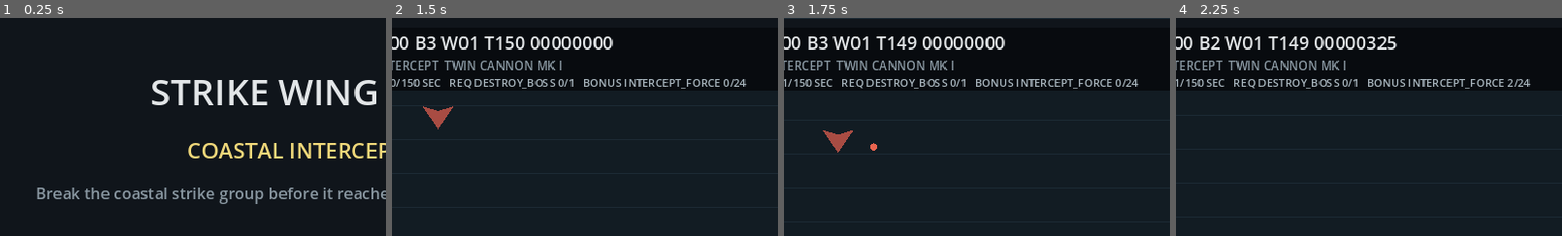
Above: before the commit, frames 1-4 (left to right).
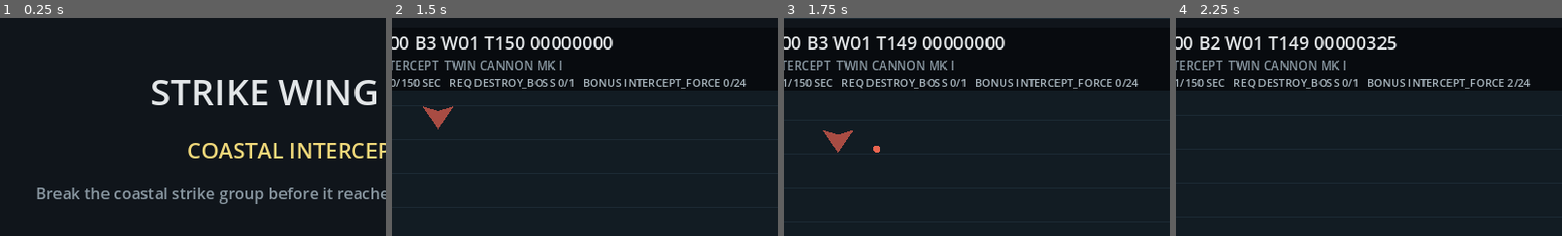
Above: after the commit, the same moments.

Repository: EVAVO-STUDIO/godot-462-strike-wing-94
Game: Godot game, scene res://scenes/main.tscn
Two runs of this game, one before a commit and one after it. Both use one fixed random seed, a clock stepped at 60 frames per second and the inputs below.
Inputs:
- Up to frame 1 (0.25 s): no input
- Up to frame 2 (1.5 s): tap Enter (confirm) at 0.5, 0.6 s; hold D (move_right) 0.53-1.28 s; hold S (move_down) from 1.28 s (still down); tap Space (fire_primary) at 1.35 s
- Up to frame 3 (1.75 s): keep holding S (move_down)
- Up to frame 4 (2.25 s): release S (move_down) at 2.03 s; hold D (move_right) from 2.03 s (still down); tap X (fire_secondary) at 2.1 s
The pictures show only the part of the screen within x 12-62%, y 0-50%; the shares and areas given below are measured in that part.

Frames 1-2 are identical in both runs. In frame 3, less than 0.1% of the frame differs, in the area x 22-25%, y 57-62%; in frame 4, nothing differs.

Commit message:
feat: deepen enemy projectile pacing rules

Diff:
--- a/scripts/projectile_rules.gd
+++ b/scripts/projectile_rules.gd
@@ -8,29 +8,85 @@
 	return direction * speed
 
 static func pickup_kind_for_roll(roll: float) -> String:
-	if roll < 0.10:
+	if roll < 0.09:
 		return "shield"
-	if roll < 0.16:
+	if roll < 0.15:
 		return "repair"
-	if roll < 0.21:
+	if roll < 0.20:
 		return "bomb"
-	if roll < 0.27:
+	if roll < 0.25:
 		return "weapon"
 	return ""
 
 static func enemy_fire_interval(weapon_id: String, wave: int) -> float:
 	var base := 2.2
 	match weapon_id:
-		"aimed_burst", "twin_burst": base = 1.35
-		"missile": base = 1.8
-		"cannon", "deck_gun": base = 2.4
-		"side_burst": base = 1.65
-		_: base = 2.1
-	return maxf(0.55, base - float(wave) * 0.035)
+		"aimed_burst":
+			base = 1.45
+		"twin_burst":
+			base = 1.25
+		"missile":
+			base = 2.0
+		"cannon":
+			base = 2.55
+		"deck_gun":
+			base = 2.25
+		"side_burst":
+			base = 1.55
+		"single_burst":
+			base = 2.05
+		_:
+			base = 2.1
+	var wave_pressure := minf(0.75, float(maxi(0, wave - 1)) * 0.035)
+	return maxf(0.52, base - wave_pressure)
 
 static func enemy_projectile_speed(weapon_id: String) -> float:
 	match weapon_id:
-		"missile": return 125.0
-		"cannon", "deck_gun": return 160.0
-		"twin_burst": return 205.0
-		_: return 185.0
+		"missile":
+			return 132.0
+		"cannon":
+			return 168.0
+		"deck_gun":
+			return 152.0
+		"twin_burst":
+			return 212.0
+		"side_burst":
+			return 198.0
+		"aimed_burst":
+			return 192.0
+		_:
+			return 182.0
+
+static func collision_damage(weapon_id: String, boss: bool) -> int:
+	var damage := 8
+	match weapon_id:
+		"missile":
+			damage = 13
+		"cannon":
+			damage = 12
+		"deck_gun":
+			damage = 10
+		"twin_burst":
+			damage = 7
+		"side_burst":
+			damage = 6
+		"aimed_burst":
+			damage = 9
+		_:
+			damage = 8
+	if boss:
+		damage += 5
+	return damage
+
+static func danger_rating(weapon_id: String) -> int:
+	match weapon_id:
+		"missile":
+			return 5
+		"cannon", "deck_gun":
+			return 4
+		"twin_burst", "aimed_burst":
+			return 3
+		"side_burst":
+			return 2
+		_:
+			return 1
